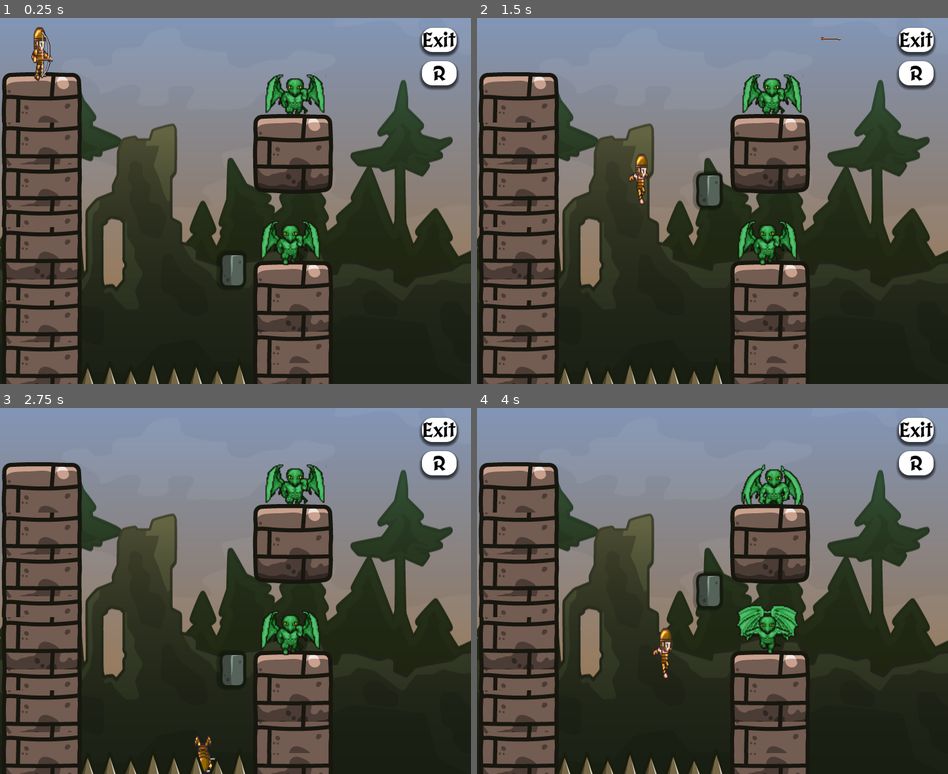
Above: before the commit, frames 1-4 (two rows, left to right).
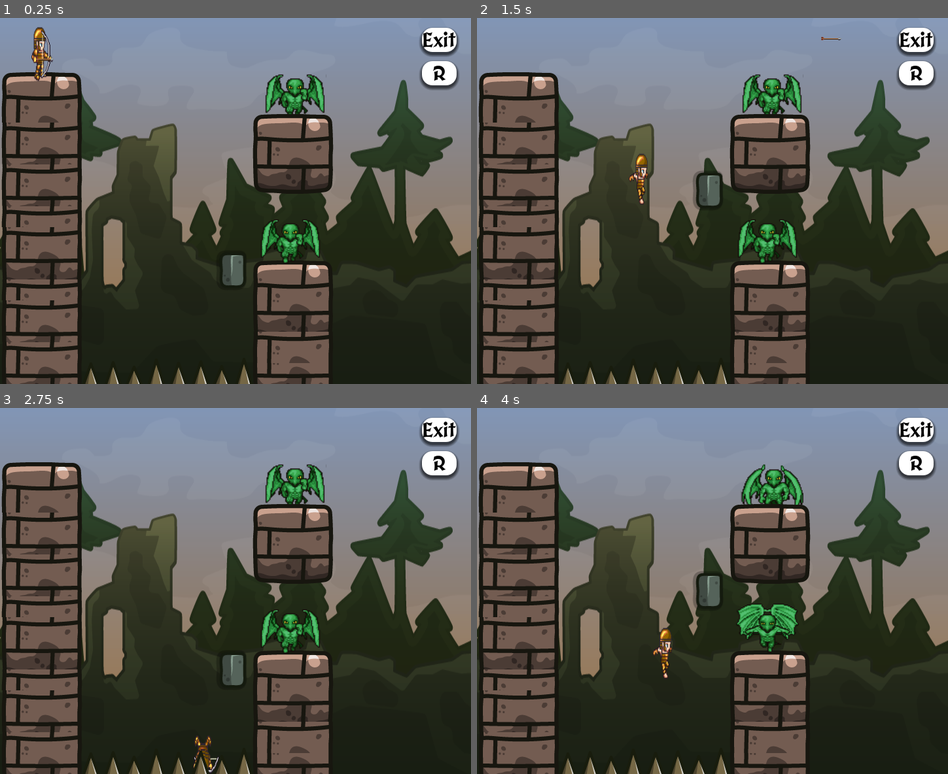
Above: after the commit, the same moments.

Repository: Vysubs28/360-No-Scope
Game: Godot game, scene res://Level/Level 2/Level2.tscn
The game is run twice, just before and just after one commit, with the same random seed, the same clock (stepped at 60 frames per second) and the same inputs. This scene is started directly instead of the project's main scene.
Inputs:
- Up to frame 1 (0.25 s): no input
- Up to frame 2 (1.5 s): tap Enter (ui_accept) at 0.5, 0.77 s; hold D (right) from 0.53 s (still down); tap Space (shoot) at 0.6 s; tap W (spin) at 1.35 s
- Up to frame 3 (2.75 s): tap Enter (ui_accept) at 1.52 s; release D (right) at 2.03 s; hold A (left) from 2.03 s (still down); tap Space (shoot) at 2.1 s
- Up to frame 4 (4 s): release A (left) at 2.78 s; hold D (right) from 2.78 s (still down); tap W (spin) at 2.85 s; tap Enter (ui_accept) at 3.02, 3.77 s; tap Space (shoot) at 3.6 s

The runs differ from the first frame. In frame 1, 1.1% of the frame differs, in the area x 17-68%, y 55-100%; in frame 2, 1.1%; in frame 3, 1.1%; in frame 4, 1.4%, in the area x 17-69%, y 53-100%.

Commit message:
Radius fix?

Diff:
--- a/Level/Level 2/Level2.tscn
+++ b/Level/Level 2/Level2.tscn
@@ -219,7 +219,7 @@
 
 [node name="CollisionPolygon2D3" type="CollisionPolygon2D" parent="StaticBody2D"]
 position = Vector2(321, 307)
-polygon = PackedVector2Array(64, -8, 192, -8, 184, 200, 72, 200)
+polygon = PackedVector2Array(73, -11, 192, -8, 184, 200, 72, 200)
 
 [node name="Polygon2D" type="Polygon2D" parent="StaticBody2D/CollisionPolygon2D3"]
 
@@ -246,10 +246,10 @@
 position = Vector2(14, 23)
 
 [node name="trap_1" parent="." instance=ExtResource("9_pfwbr")]
-position = Vector2(184, 552)
+position = Vector2(189, 552)
 
 [node name="trap_3" parent="." instance=ExtResource("9_pfwbr")]
-position = Vector2(316, 552)
+position = Vector2(323, 551)
 
 [node name="Enemy2" parent="." instance=ExtResource("8_x1m7g")]
 position = Vector2(432, 344)
@@ -270,8 +270,9 @@
 remote_path = NodePath("../../AnimatableBody2D")
 
 [node name="AnimatableBody2D" type="AnimatableBody2D" parent="Path2D" groups=["block"]]
-position = Vector2(351.452, 306.159)
+position = Vector2(352, 395)
 rotation = 1.56333
+scale = Vector2(1, 1)
 collision_mask = 18
 
 [node name="Sprite2D" type="Sprite2D" parent="Path2D/AnimatableBody2D"]
--- a/Test_Character/Character/NewCharacter.tscn
+++ b/Test_Character/Character/NewCharacter.tscn
@@ -222,7 +222,7 @@
 }]
 
 [sub_resource type="CapsuleShape2D" id="CapsuleShape2D_xxucf"]
-radius = 8.0
+radius = 9.0
 height = 54.0
 
 [node name="CharacterBody2D" type="CharacterBody2D"]
